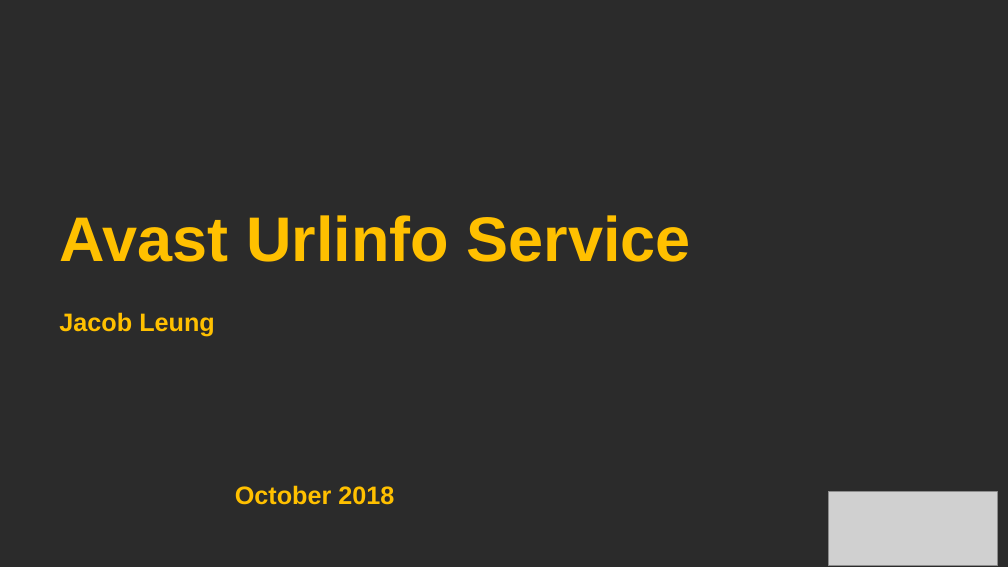
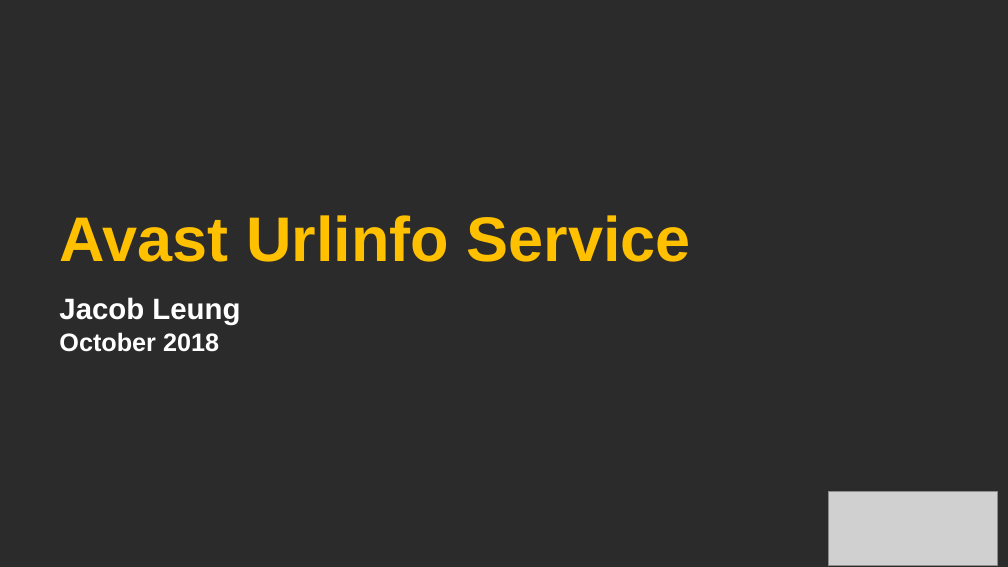
Before and after one commit to jacqbb/webscan, a slide deck: slide 1 of urlinfo_presentation.pptx. Drawn at 1008x567 pixels with LibreOffice and Linux fonts; fonts in the diff are those of the drawing; grey boxes stand for pictures; background and template pictures are left out; a plain dark background stands for a picture behind light text. Boxes give left, top, right and bottom in pixels: in the first picture for what was removed or moved away, otherwise in the second. Text is boxed around its words. In the diff, an @@ line names an element or a change of style, - is before the commit and + after.

Commit message:
final outline of PPT, near finishing text materials.

```diff
--- a/urlinfo_presentation.pptx
+++ b/urlinfo_presentation.pptx
@@ text "Jacob Leung": place and size @@
-text "Jacob Leung" at box(59, 312, 215, 337)
+text "Jacob Leung" at box(59, 297, 240, 325)
@@ text "Jacob Leung" at box(59, 297, 240, 325): size 24 to 28 pt, text colour #FFC000 to #FFFFFF @@
@@ text "October 2018": place and size @@
-text "October 2018" at box(235, 485, 394, 505)
+text "October 2018" at box(59, 332, 219, 352)
@@ text "October 2018" at box(59, 332, 219, 352): text colour #FFC000 to #FFFFFF @@
```
Also in this commit, not shown: 5 other slides changed, 17 slides added, 6 other files.
